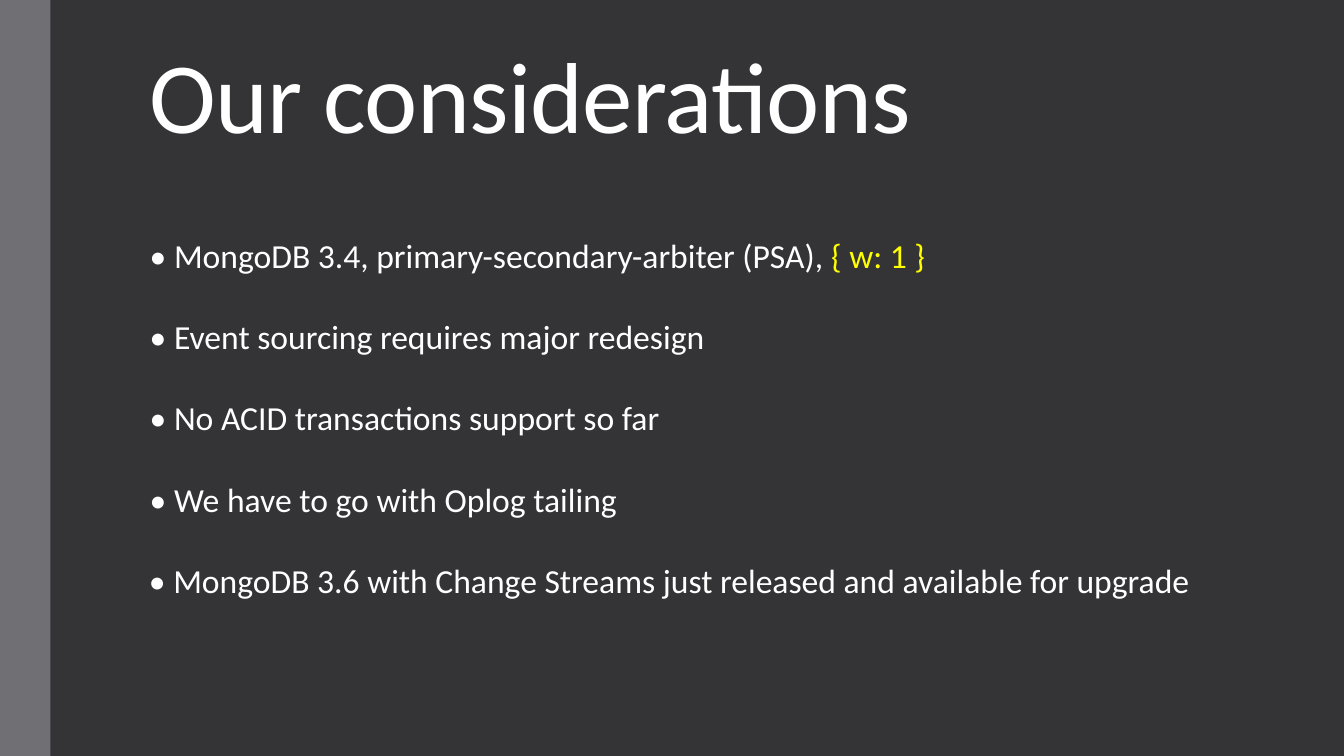
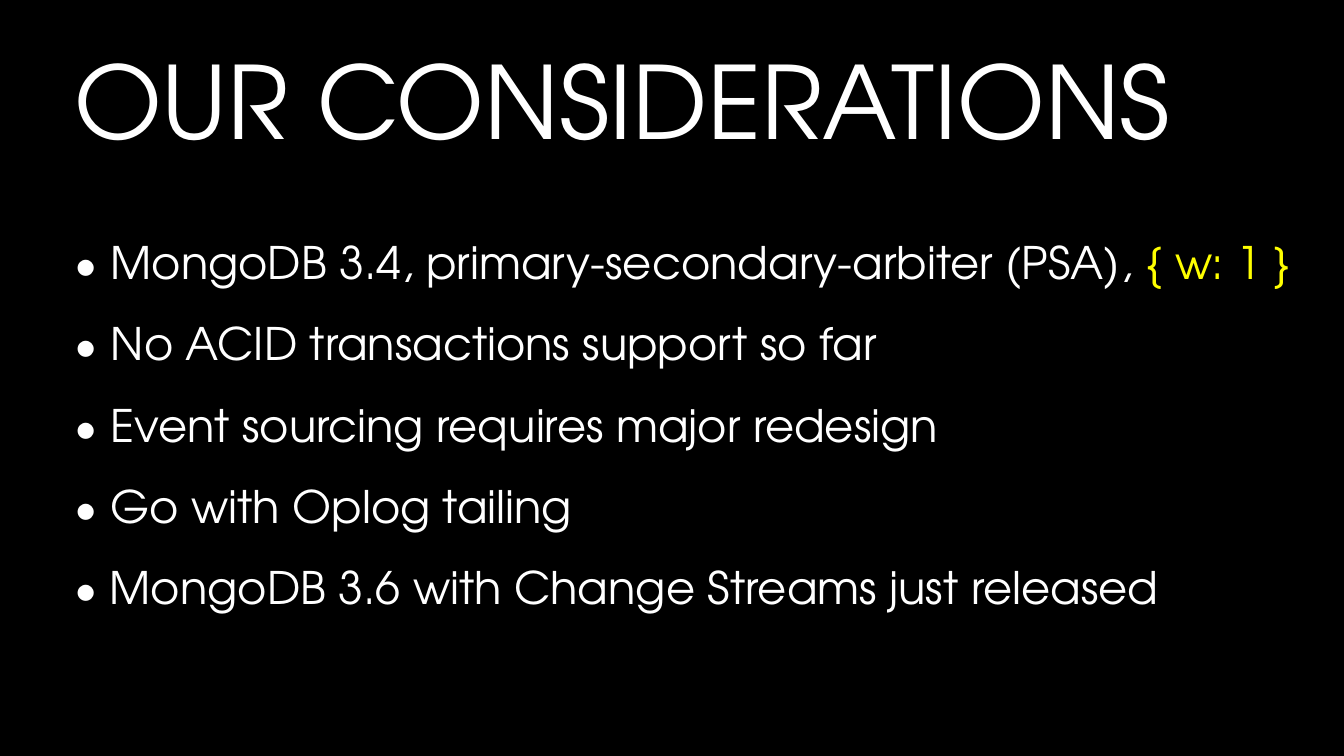
Before and after one commit to andrii-litvinov/event-driven-mongodb, a slide deck: slide 12 of t18-event-mongodb.pptx. Drawn at 1344x756 pixels with LibreOffice and Linux fonts; fonts in the diff are those of the drawing; background and template pictures are left out. Boxes give left, top, right and bottom in pixels: in the first picture for what was removed or moved away, otherwise in the second. Text is boxed around its words. In the diff, an @@ line names an element or a change of style, - is before the commit and + after.

Commit message:
Redesign slides

```diff
--- a/t18-event-mongodb.pptx
+++ b/t18-event-mongodb.pptx
@@ background #353537 to picture (left out) @@
@@ rectangle removed at <box>0,0,50,756</box> @@
@@ title "OUR CONSIDERATIONS" at <box>74,63,1170,141</box>: vertical alignment bottom to middle @@
@@ title at <box>74,63,1170,141</box>: text changed; font Calibri to TeX Gyre Adventor @@
-Our considerations
+OUR CONSIDERATIONS
@@ text "• MongoDB 3.4, primary-secondary-arbiter (PSA), ...": place and size @@
-text "• MongoDB 3.4, primary-secondary-arbiter (PSA), ..." at <box>174,243,907,274</box>
+text "• MongoDB 3.4, primary-secondary-arbiter (PSA), ..." at <box>111,245,1262,289</box>
@@ text "• No ACID transactions support ...": place and size @@
-text "• No ACID transactions support ..." at <box>174,407,659,436</box>
+text "• No ACID transactions support ..." at <box>111,326,876,369</box>
@@ size 24 to 32 pt, font Calibri to TeX Gyre Adventor in 3 elements at <box>111,245,1262,289</box>, <box>111,326,876,369</box>, <box>111,409,938,452</box> @@
@@ text "• Event sourcing requires major ...": place and size @@
-text "• Event sourcing requires major ..." at <box>174,325,705,355</box>
+text "• Event sourcing requires major ..." at <box>111,409,938,452</box>
@@ text at <box>111,489,572,533</box>: text changed; size 24 to 32 pt; font Calibri to TeX Gyre Adventor @@
-• We have to go with Oplog tailing
+• Go with Oplog tailing
@@ text at <box>110,570,1158,614</box>: text changed; size 24 to 32 pt; font Calibri to TeX Gyre Adventor @@
-• MongoDB 3.6 with Change Streams just released and available for upgrade
+• MongoDB 3.6 with Change Streams just released
```
Also in this commit, not shown: 14 other slides changed, 8 slides added, 6 slides removed, 4 other files.
